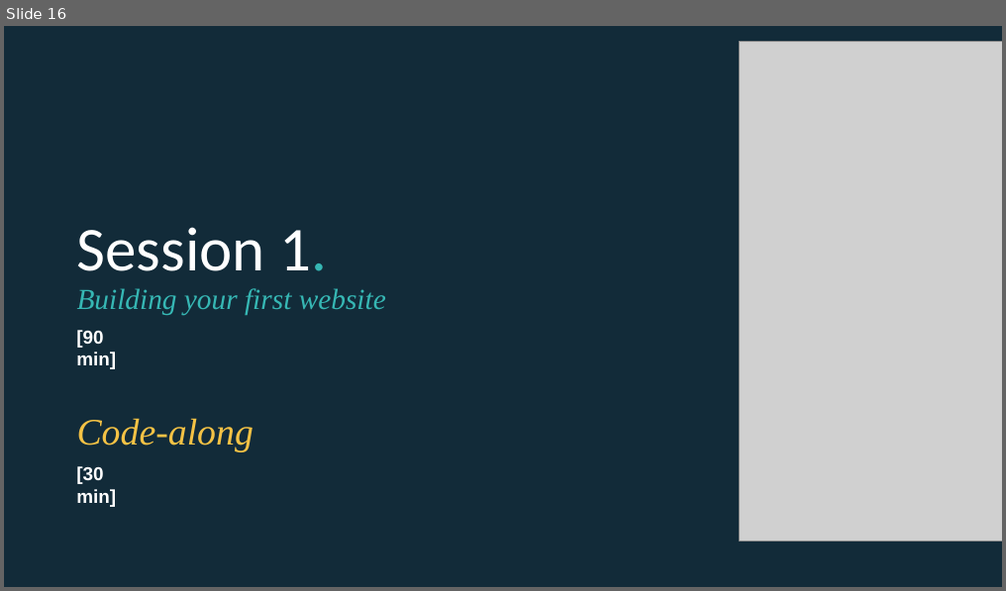
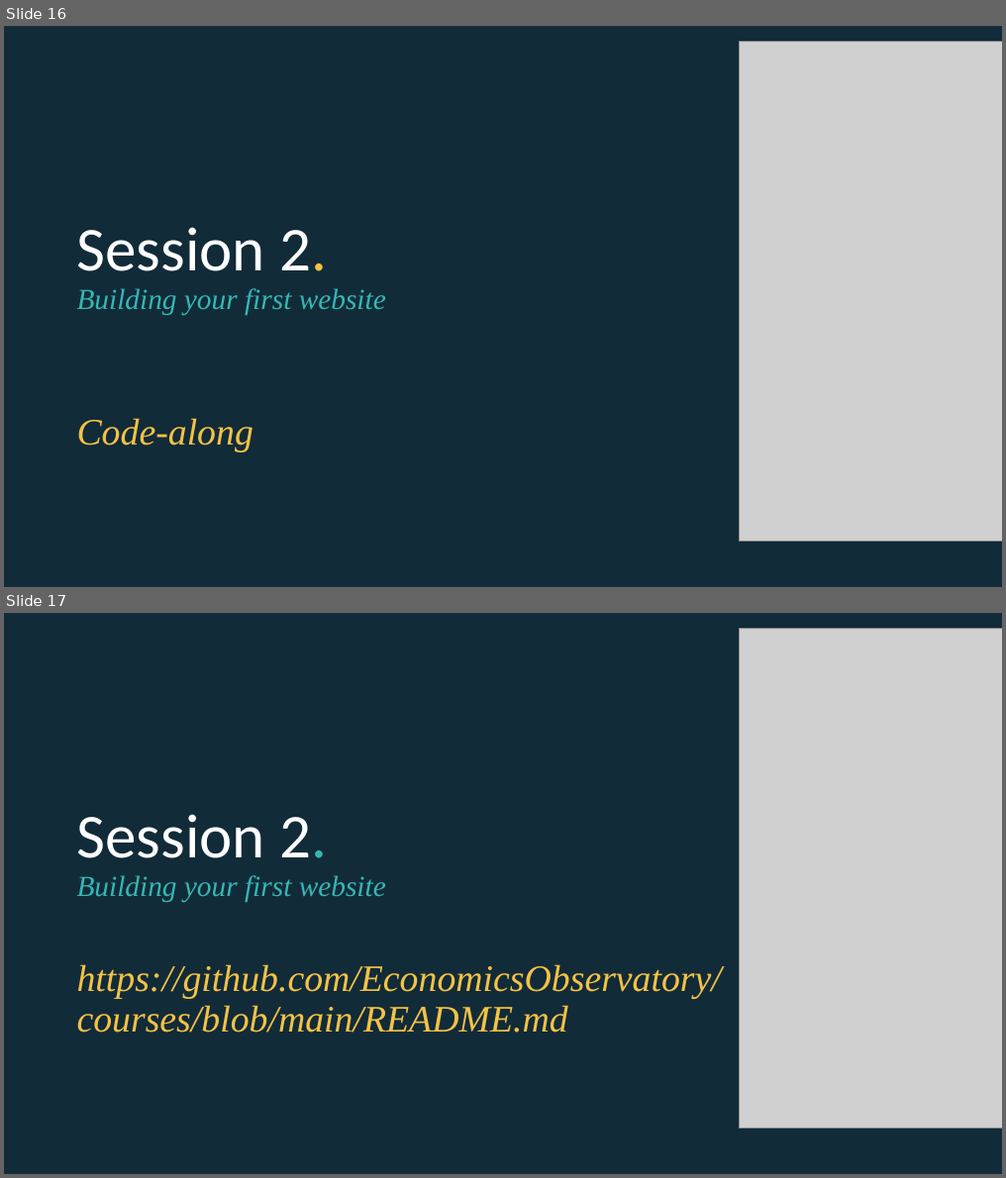
Before and after one commit to EconomicsObservatory/courses, a slide deck: 2/2_Building_your_first_website.pptx. Shown one above the other, each under a label of ours: slide 16 before the commit, slides 16 and 17 after it. The pictures are 1006x591 and 1006x1178 pixels, drawn with LibreOffice and Linux fonts; fonts in the diff are those of the drawing; grey boxes stand for pictures. Boxes give left, top, right and bottom in pixels: in the first picture for what was removed or moved away, otherwise in the second. Text is boxed around its words. In the diff, an @@ line names an element or a change of style, - is before the commit and + after.

```diff
--- a/2/2_Building_your_first_website.pptx
+++ b/2/2_Building_your_first_website.pptx
@@ slide 17 added at [4, 613, 1002, 1174], background #122B39 @@
@@ picture added at [740, 628, 1002, 1128] @@
@@ title added at [77, 814, 386, 902], 28 pt, text #36B7B4, italic @@
+Session 2.
+Building your first website
@@ text added at [77, 964, 722, 1033], 36 pt, text #F4C245, italic @@
+https://github.com/EconomicsObservatory/courses/blob/main/README.md
@@ slide 16 changed as well @@
@@ title at [77, 227, 386, 315]: text changed @@
-Session 1.
-Building your first website
+Session 2.
+Building your first website
@@ text removed at [76, 330, 116, 370] @@
-[90 min]
@@ text removed at [76, 467, 116, 507] @@
-[30 min]
```
Also in this commit, not shown: 14 other slides changed, 4 other slides added, 2 slides removed, 2 other files.
